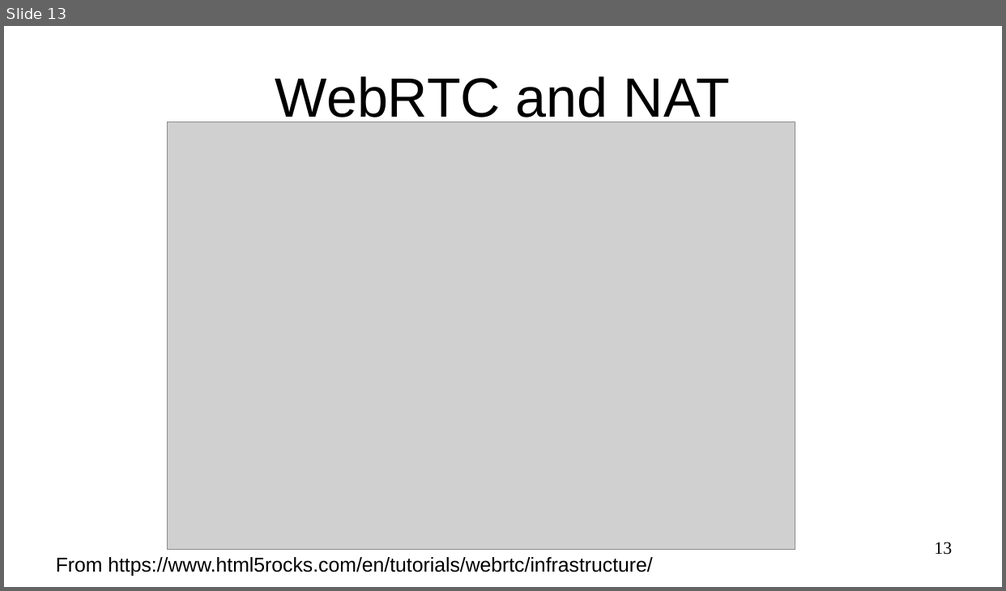
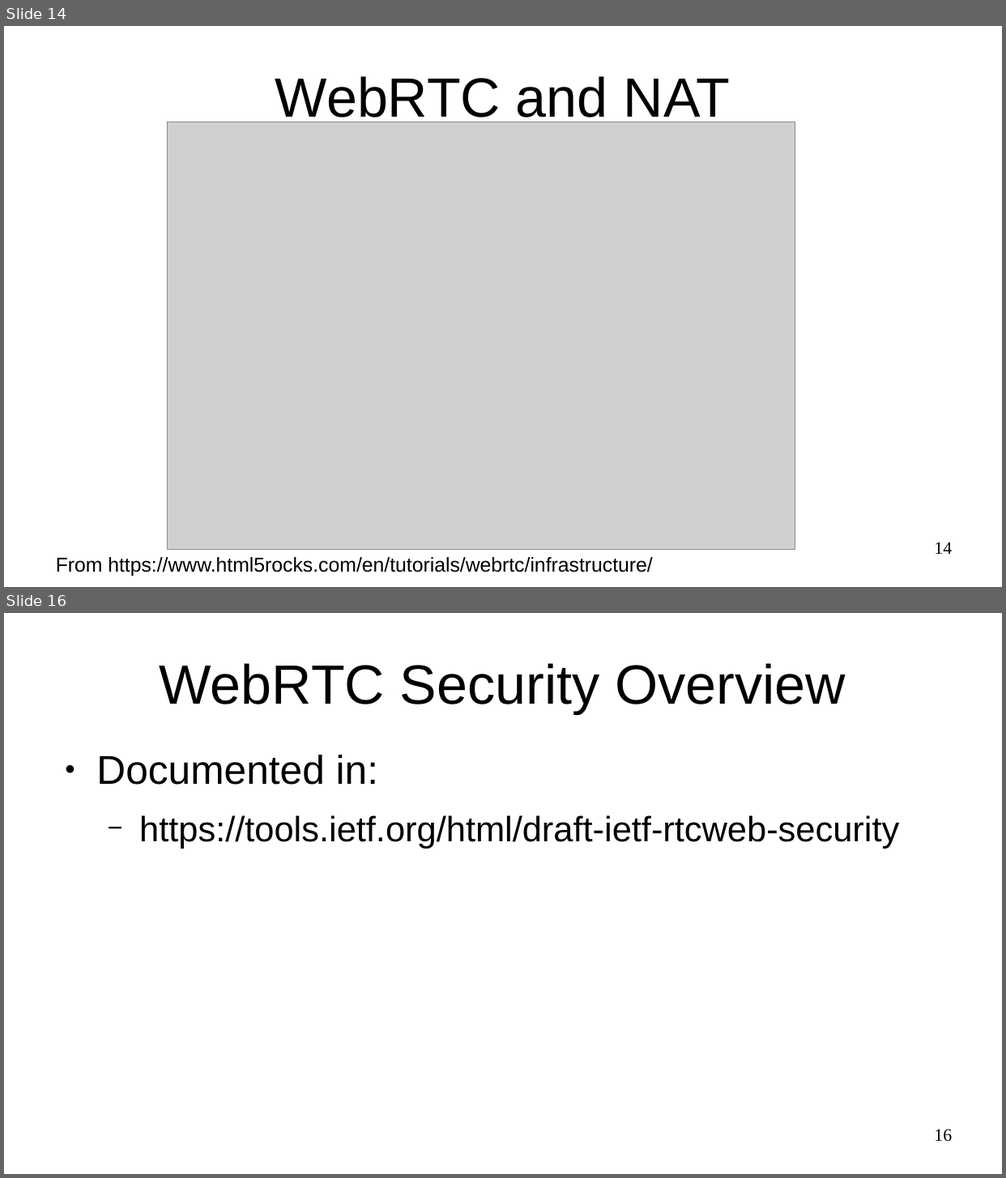
Before and after one commit to sftcd/cs7053, a slide deck: 2016lectures/12-webrtc.odp. Shown one above the other, each under a label of ours: slide 13 before the commit, slides 14 and 16 after it; the slides between them are not shown. The pictures are 1006x591 and 1006x1178 pixels, drawn with LibreOffice and Linux fonts; fonts in the diff are those of the drawing; grey boxes stand for pictures. Boxes give left, top, right and bottom in pixels: in the first picture for what was removed or moved away, otherwise in the second. Text is boxed around its words. In the diff, an @@ line names an element or a change of style, - is before the commit and + after.

```diff
--- a/2016lectures/12-webrtc.odp
+++ b/2016lectures/12-webrtc.odp
@@ slide 16 added at [4,613,1002,1174], background #FFFFFF @@
@@ title added at [160,663,846,714], 44 pt, text #000000 @@
+WebRTC Security Overview
@@ text added at [96,755,899,849], 28 pt, text #000000 @@
+● Documented in:
+  − https://tools.ietf.org/html/draft-ietf-rtcweb-security
@@ page number added at [934,1129,952,1142], 14 pt, text #000000 @@
+16
@@ what was slide 13 is now slide 14 @@
@@ page number at [934,542,952,554]: text changed @@
-13
+14
```
Also in this commit, not shown: 3 slides changed, 5 other slides added, 1 other file.
